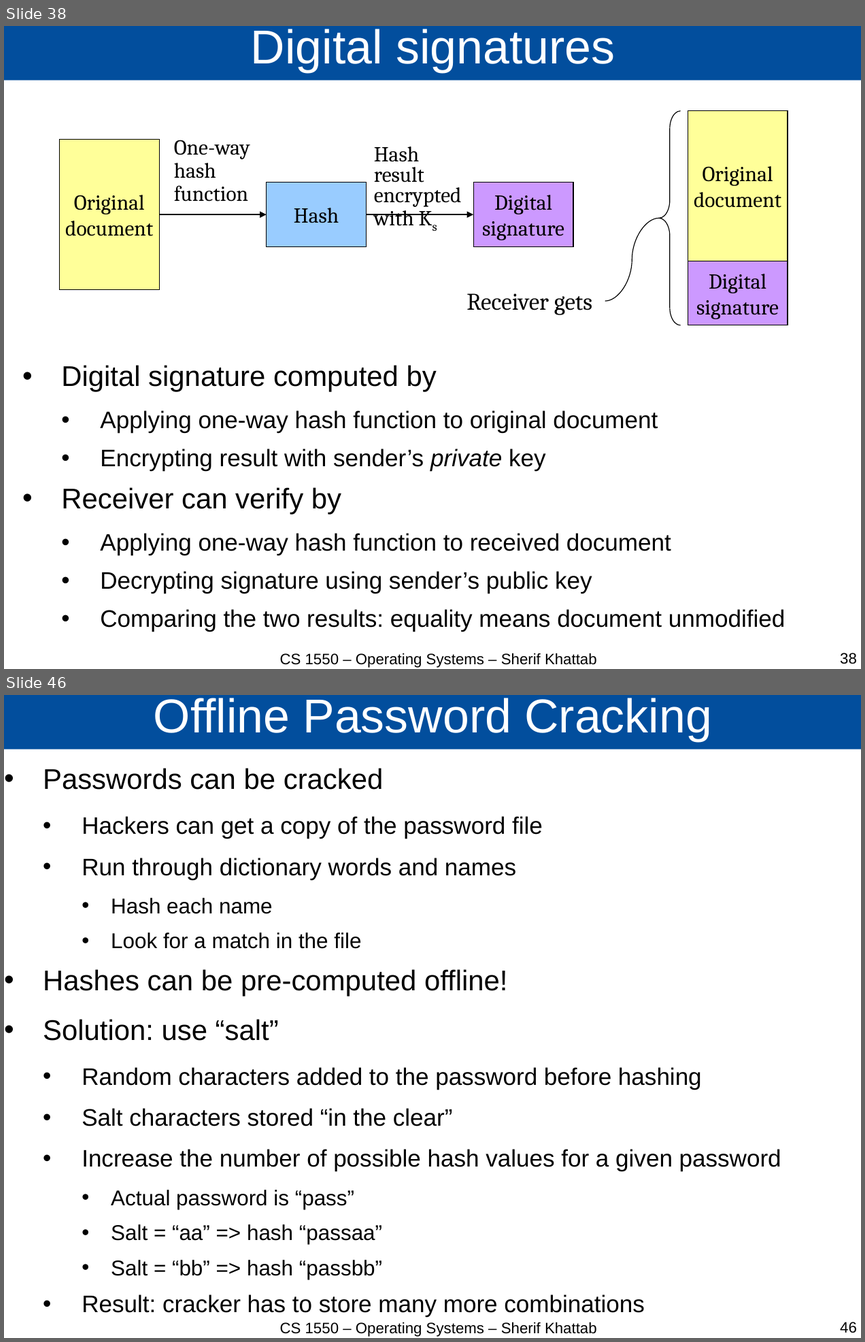
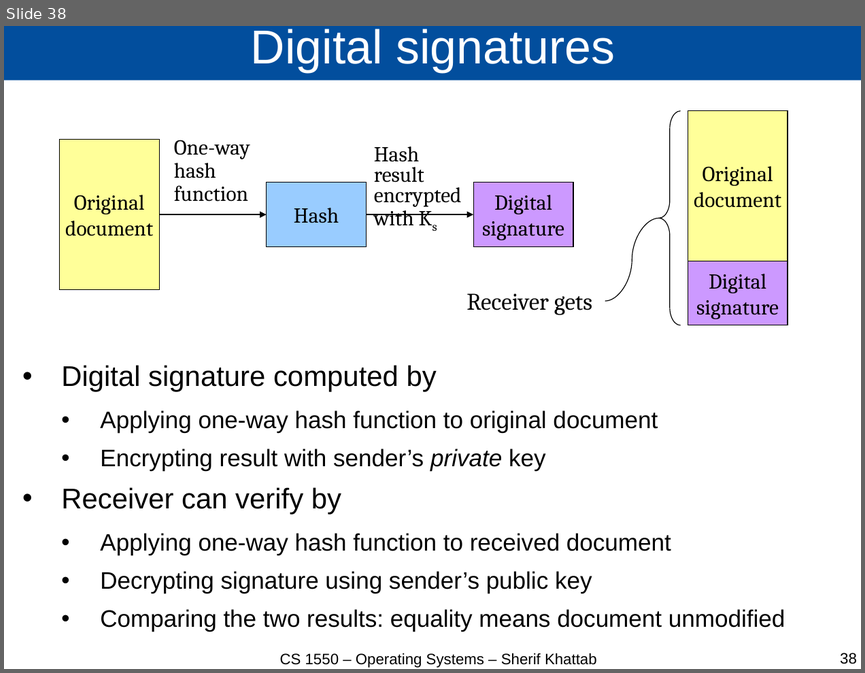
Before and after one commit to cs1550-2244/cs1550-code-handouts, a slide deck: DraftSlides/Lecture26.pptx. Shown one above the other, each under a label of ours: slides 38 and 46 before the commit, slide 38 after it; the slides between them are not shown. The pictures are 865x1342 and 865x673 pixels, drawn with LibreOffice and Linux fonts; fonts in the diff are those of the drawing. Boxes give left, top, right and bottom in pixels: in the first picture for what was removed or moved away, otherwise in the second. Text is boxed around its words. In the diff, an @@ line names an element or a change of style, - is before the commit and + after.

```diff
--- a/DraftSlides/Lecture26.pptx
+++ b/DraftSlides/Lecture26.pptx
@@ slide 46 removed at bbox=[4, 695, 861, 1338], background #FFFFFF @@
@@ title removed at bbox=[4, 695, 861, 749] @@
-Offline Password Cracking
@@ text removed at bbox=[43, 768, 781, 1317] @@
-• Passwords can be cracked
-  • Hackers can get a copy of the password file
-  • Run through dictionary words and names
-    • Hash each name
-    • Look for a match in the file
-• Hashes can be pre-computed offline!
-• Solution: use “salt”
-  • Random characters added to the password before hashing
-  • Salt characters stored “in the clear”
-  • Increase the number of possible hash values for a given password
-    • Actual password is “pass”
-    • Salt = “aa” => hash “passaa”
-    • Salt = “bb” => hash “passbb”
-  • Result: cracker has to store many more combinations
@@ text removed at bbox=[280, 1322, 597, 1336] @@
-CS 1550 – Operating Systems – Sherif Khattab
@@ page number removed at bbox=[840, 1321, 857, 1333] @@
-46
```
Also in this commit, not shown: 24 other slides removed, 2 other files.
